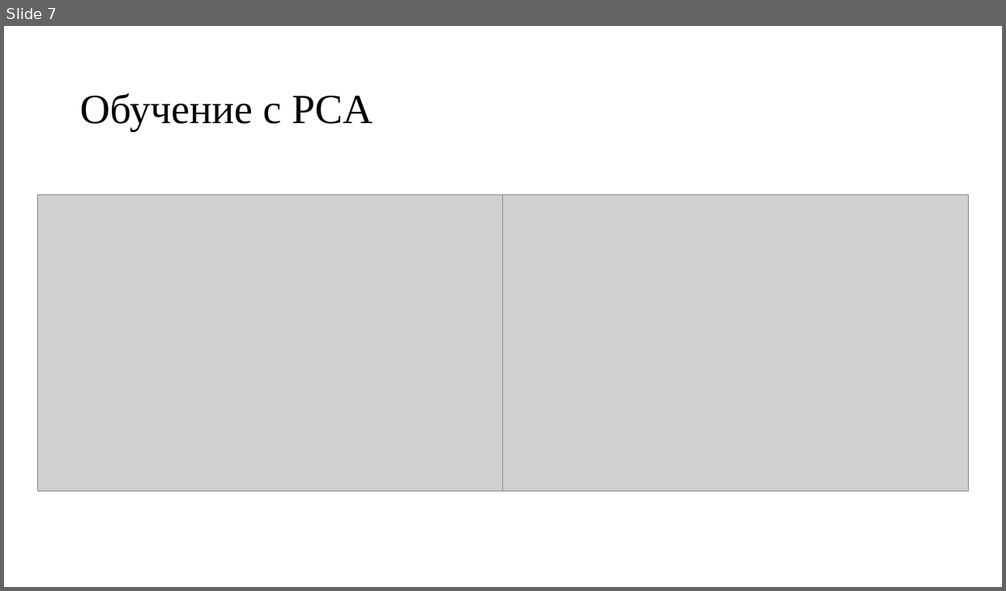
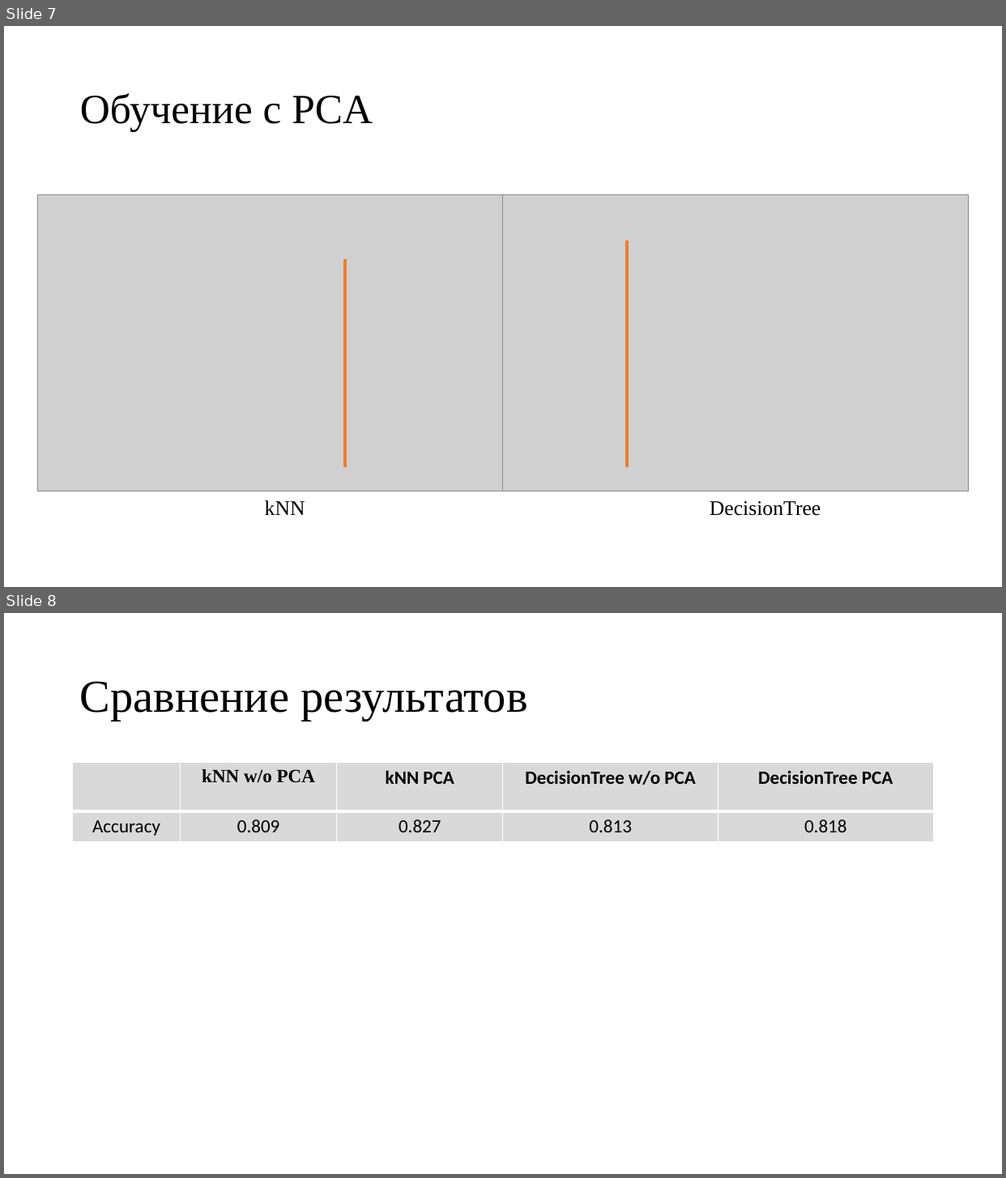
Before and after one commit to serikov1/PythonCode, a slide deck: ML/Complex task/Комплексная задача.pptx. Shown one above the other, each under a label of ours: slide 7 before the commit, slides 7 and 8 after it. The pictures are 1006x591 and 1006x1178 pixels, drawn with LibreOffice and Linux fonts; fonts in the diff are those of the drawing; grey boxes stand for pictures. Boxes give left, top, right and bottom in pixels: in the first picture for what was removed or moved away, otherwise in the second. Text is boxed around its words. In the diff, an @@ line names an element or a change of style, - is before the commit and + after.

```diff
--- a/ML/Complex task/Комплексная задача.pptx
+++ b/ML/Complex task/Комплексная задача.pptx
@@ slide 8 added at (4, 613, 1002, 1174), background #FFFFFF @@
@@ title added at (80, 681, 527, 721), 44 pt, text #000000 @@
+Сравнение результатов
@@ table added at (73, 763, 935, 845), 2 rows, 5 columns @@
+ | kNN w/o PCA | kNN PCA | DecisionTree w/o PCA | DecisionTree PCA
+Accuracy | 0.809 | 0.827 | 0.813 | 0.818
@@ slide 7 changed as well @@
@@ line added from (627, 240) to (627, 467), #ED7D31 3 pt @@
@@ line added from (345, 259) to (345, 467), #ED7D31 3 pt @@
@@ text added at (265, 501, 305, 515), 20 pt, text #000000 @@
+kNN
@@ text added at (710, 501, 820, 516), 20 pt, text #000000 @@
+DecisionTree
```
Also in this commit, not shown: 6 other slides changed, 2 other slides added, 22 other files.
